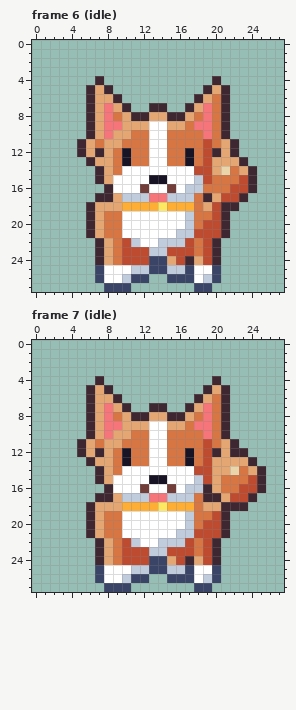
Pixel-art file, stored at art/minis/other-dog@50.aseprite. Above, as it was before the edit.
28x28 pixels, 8 frames. Shown: frame 6 (idle), frame 7 (idle).
Once edited:
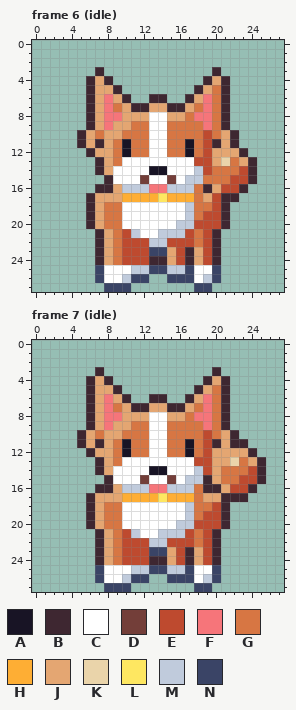
Palette (. is transparent): A #181425  B #3e2731  C #ffffff  D #733e39  E #be4a2f  F #f6757a  G #d77643  H #feae34  J #e4a672  K #ead4aa  L #fee761  M #c0cbdc  N #3a4466
From the commit log: Give the other dog's idle the same 1px breath as the pack's dogs
The edit:
Frame 6 (idle):
y 3: x 7 . -> B; x 20 . -> B
y 4: x 6..8 .B. -> BJB; x 19..21 .B. -> BJB
y 5: x 8..9 B. -> JB; x 18..20 .BJ -> BJG
y 6: x 8..10 JB. -> FJB; x 13..14 .. -> BB; x 17..19 .BJ -> BJF
y 7: x 9..18 JB..BB..BJ -> GJBBJJBBJG
y 8: x 9 G -> F; x 11..18 BBJJBBJG -> JJCCJJGF
y 9: x 9 F -> J; x 11..12 JJ -> GG; x 15..16 JJ -> GG; x 18 F -> G
y 10: x 5..8 .BJF -> BJGJ; x 10 J -> G; x 19 F -> E; x 21..22 B. -> JB
y 11: x 7 G -> B; x 9..10 JG -> GA; x 17 G -> A; x 20 G -> B
y 12: x 5..7 BJB -> .BJ; x 20 B -> J; x 22..23 B. -> JB
y 13: x 6..7 BJ -> .B; x 10..12 AGG -> CCC; x 15..18 GGAG -> CCCE; x 21..24 JJB. -> KGJB
y 14: x 9 G -> C; x 13..14 CC -> AA; x 18 E -> M; x 20..21 JK -> GG; x 23 J -> E
y 15: x 7..8 BJ -> .B; x 12..15 CAAC -> DCCD; x 17 C -> M; x 19 E -> G; x 22 G -> E
y 16: x 7 . -> B; x 9..16 CCCDCCDC -> JMMMFFMM; x 18..21 MGGG -> GBJE; x 23..24 EB -> B.
y 17: x 6..8 .BB -> BJJ; x 10..17 MMMFFMMM -> HHHHLHHH; x 19..23 BJEEB -> JEBB.
y 18: x 8..17 JJHHHHLHHH -> GGCCCCCCCM; x 19 J -> G; x 22 B -> .
y 19: x 19 G -> E
y 20: x 16 C -> M; x 18 G -> E
y 21: x 6..8 BJG -> .BJ; x 10..11 CC -> EM; x 14..15 CC -> MM; x 17..18 ME -> EG; x 20..21 EB -> B.
y 22: x 11..13 MCC -> EEM; x 15..16 MM -> EE
y 23: x 13..15 MME -> NNJ; x 17..18 EG -> BJ
y 24: x 13..14 NN -> BB
Frame 7 (idle):
y 3: x 7 . -> B; x 20 . -> B
y 4: x 6..8 .B. -> BJB; x 19..21 .B. -> BJB
y 5: x 8..9 B. -> JB; x 18..20 .BJ -> BJG
y 6: x 8..10 JB. -> FJB; x 13..14 .. -> BB; x 17..19 .BJ -> BJF
y 7: x 9..18 JB..BB..BJ -> GJBBJJBBJG
y 8: x 9 G -> F; x 11..18 BBJJBBJG -> JJCCJJGF
y 9: x 9 F -> J; x 11..12 JJ -> GG; x 15..16 JJ -> GG; x 18 F -> G
y 10: x 5..8 .BJF -> BJGJ; x 10 J -> G; x 19 F -> E; x 21..22 B. -> JB
y 11: x 7 G -> B; x 9..10 JG -> GA; x 17 G -> A; x 20 G -> B; x 23 . -> B
y 12: x 5..7 BJB -> .BJ; x 20 B -> J; x 22..24 BB. -> JJB
y 13: x 6..7 BJ -> .B; x 10..12 AGG -> CCC; x 15..18 GGAG -> CCCE; x 22..25 JJB. -> KGJB
y 14: x 9 G -> C; x 13..14 CC -> AA; x 18 E -> M; x 21..22 JK -> GG; x 24 J -> E
y 15: x 7..8 BJ -> .B; x 12..15 CAAC -> DCCD; x 17 C -> M; x 19 E -> B; x 23 G -> E
y 16: x 7 . -> B; x 9..16 CCCDCCDC -> JMMMFFMM; x 18 M -> G; x 20..22 JGG -> BJE; x 24..25 EB -> B.
y 17: x 6..8 .BB -> BJJ; x 10..17 MMMFFMMM -> HHHHLHHH; x 19..24 BBJEEB -> JJBBB.
y 18: x 8..17 JJHHHHLHHH -> GGCCCCCCCM; x 19..20 JJ -> GE; x 22..23 BB -> ..
y 19: x 19 G -> E
y 20: x 16 C -> M; x 18 G -> E
y 21: x 6..8 BJG -> .BJ; x 10..11 CC -> EM; x 14..15 CC -> MM; x 17..18 ME -> EG; x 20..21 EB -> B.
y 22: x 11..13 MCC -> EEM; x 15..16 MM -> EE
y 23: x 13..15 MME -> NNJ; x 17..18 EG -> BJ
y 24: x 13..14 NN -> BB
Boxes around the changes in both pictures, in picture pixels (x1, y1, x2, y2):
changed: (77, 67, 257, 265)
changed: (77, 367, 266, 565)
